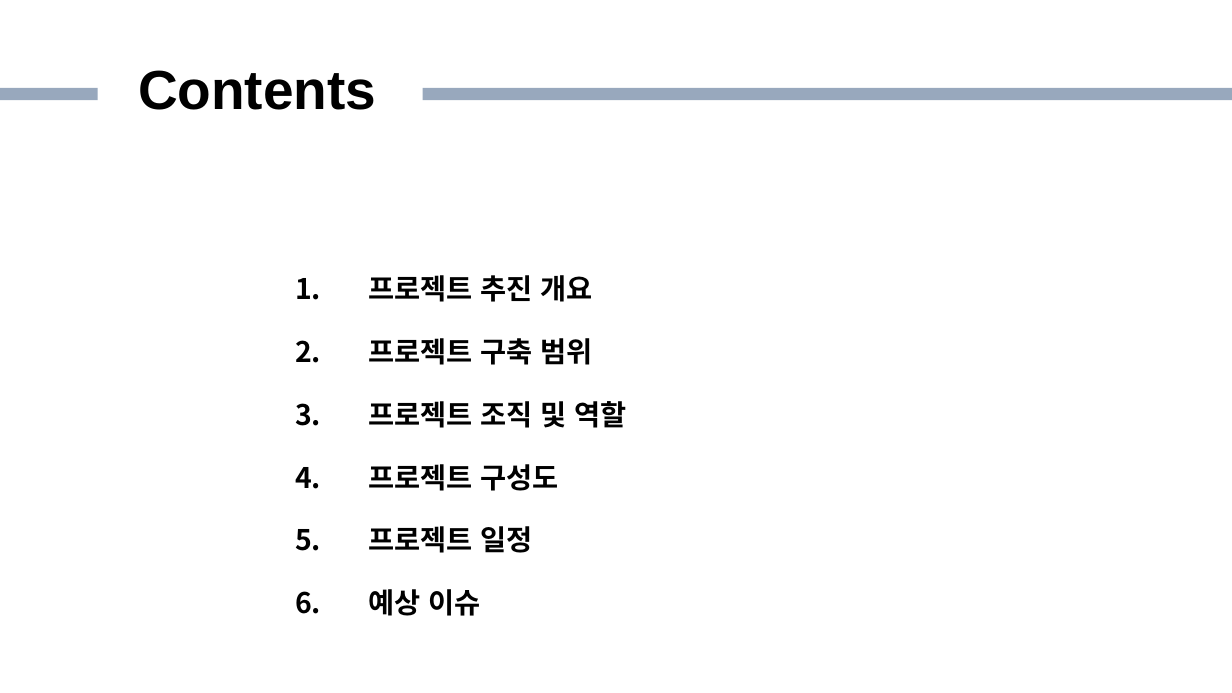
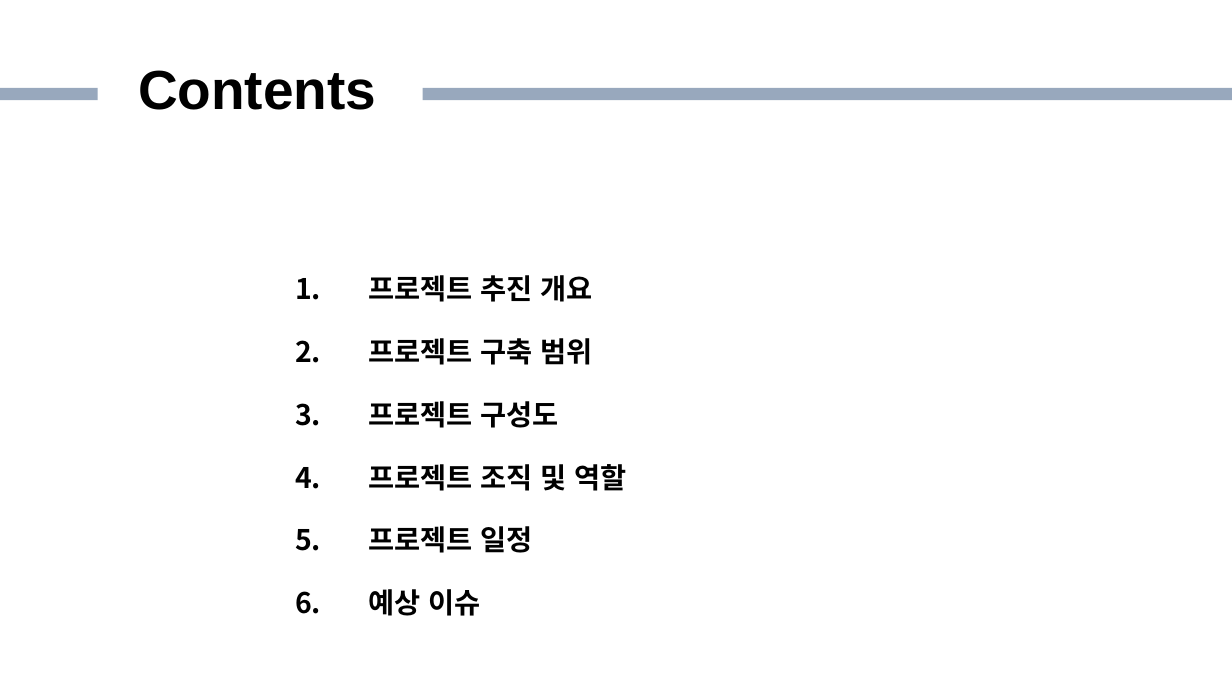
Before and after one commit to epocheing/202206_KNU_kdt2, a slide deck: slide 2 of Docs/4조 프로젝트 계획서.pptx. Drawn at 1232x693 pixels with LibreOffice and Linux fonts; fonts in the diff are those of the drawing; background and template pictures are left out. Boxes give left, top, right and bottom in pixels: in the first picture for what was removed or moved away, otherwise in the second. Text is boxed around its words. In the diff, an @@ line names an element or a change of style, - is before the commit and + after.

```diff
--- a/Docs/4조 프로젝트 계획서.pptx
+++ b/Docs/4조 프로젝트 계획서.pptx
@@ text at (368, 401, 558, 428): paragraph added @@
+3. 프로젝트 구성도
@@ text at (368, 464, 558, 491): paragraph removed @@
-4. 프로젝트 구성도
```
Also in this commit, not shown: 2 other slides changed, 2 slides added, 1 slide removed, 1 other file.
